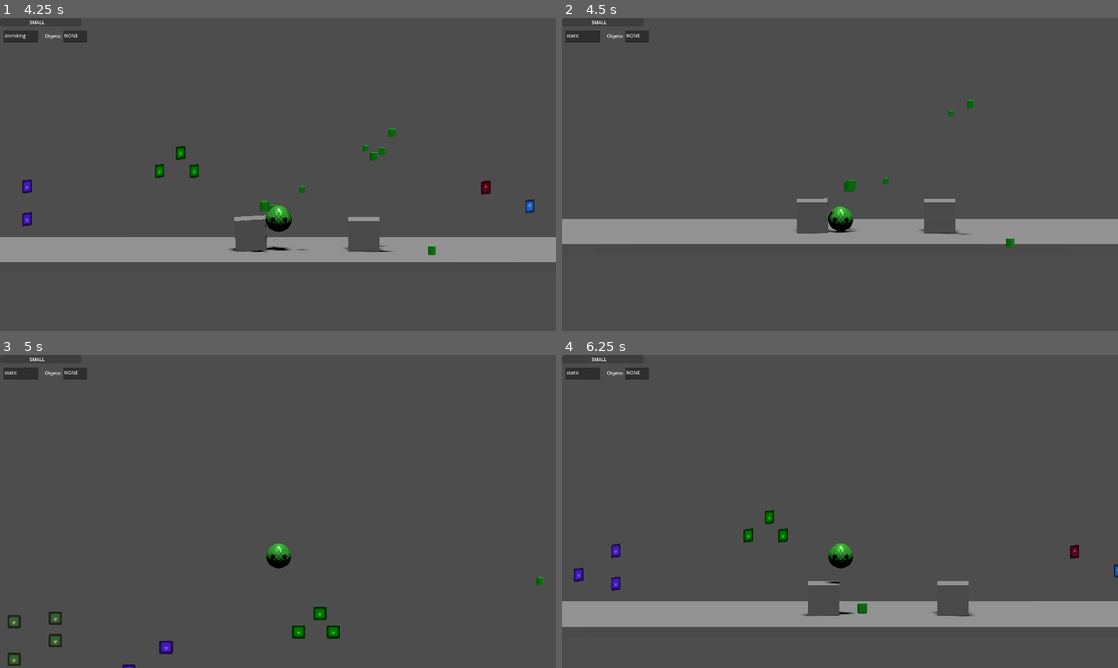
Above: before the commit, frames 1-4 (two rows, left to right).
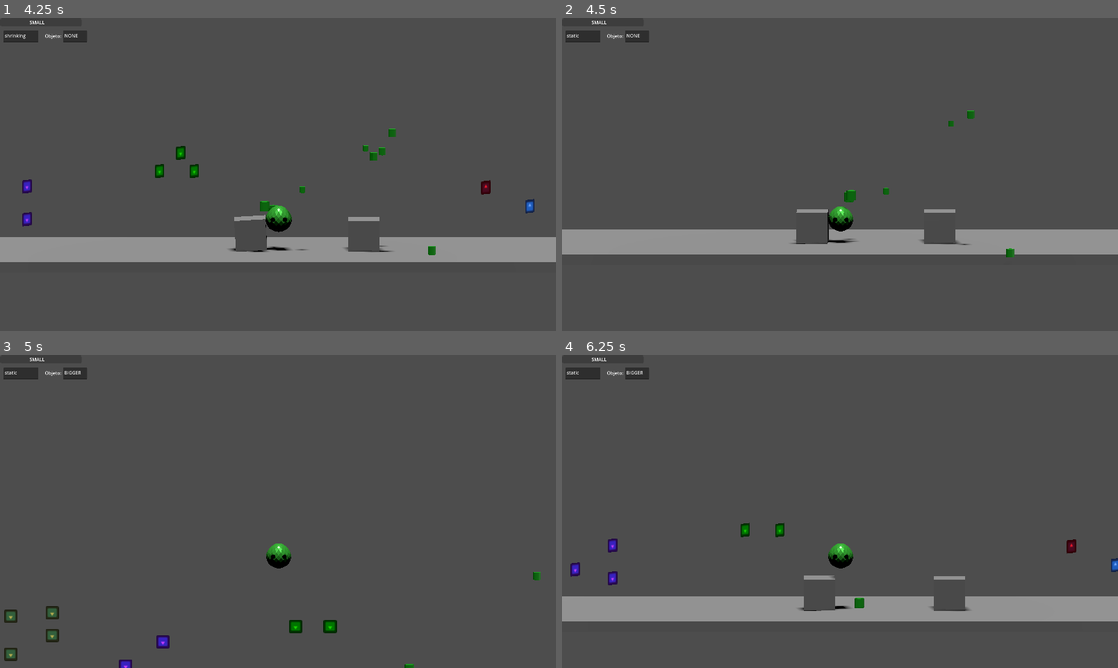
Above: after the commit, the same moments.

Repository: Isaac-Salas/GameOff2023
Game: Godot game, scene res://Levels/LevelTest.tscn
The game is run twice, just before and just after one commit, with the same random seed, the same clock (stepped at 60 frames per second) and the same inputs. The engine's default icon, where the game draws it, is replaced by a stand-in: a white triangle on a blue panel in a dark square.
Inputs:
- Up to frame 1 (4.25 s): tap Enter (ui_accept) at 0.5 s; hold D (Walk_Right) 0.53-1.28 s; tap Space (Jump) at 0.6, 0.77, 1.07, 1.52, 1.55, 1.82, 2.3, 3.02, 3.05, 3.32, 3.77, 3.8, 4.07 s; hold Down (ui_down) 1.28-2.03 s; tap W (Grow) at 1.35 s; hold D (Walk_Right) 2.03-2.78 s; tap E (Interact) at 2.1 s; hold Up (ui_up) 2.78-3.53 s; tap Z (Item) at 2.85 s; hold A (Walk_Left) from 3.53 s (still down); hold S (Shrink) from 3.53 s (still down)
- Up to frame 2 (4.5 s): keep holding A (Walk_Left); release S (Shrink) at 4.28 s; tap Q (Throw) at 4.35 s
- Up to frame 3 (5 s): keep holding A (Walk_Left); tap Space (Jump) at 4.52, 4.55, 4.82 s
- Up to frame 4 (6.25 s): release A (Walk_Left) at 5.03 s; hold Down (ui_down) 5.03-5.78 s; hold V 5.03-5.78 s; tap Space (Jump) at 5.3, 5.85, 6.02 s; hold D (Walk_Right) from 5.78 s (still down)

Frame 1 is identical in both runs. In frame 2, 7.3% of the frame differs, in the area x 0-100%, y 26-77%; in frame 3, 1.3%; in frame 4, 4.7%.

Commit message:
level design teaks
merging changes from my desktop related to level design

Diff:
--- a/Levels/Level_0_tutorial.tscn
+++ b/Levels/Level_0_tutorial.tscn
@@ -18,6 +18,8 @@
 func _ready():
 	GlobalVar.MinCap = 1
 	GlobalVar.MaxCap = 1
+	GlobalVar.sizefactor = 1
+	GlobalVar.sizestandard = 1
 	$Player.gravity = 8
 	pass # Replace with function body.
 
@@ -48,7 +50,7 @@
 freeze_mode = 1
 
 [node name="Player" parent="." instance=ExtResource("2_j3s68")]
-transform = Transform3D(1, 0, 0, 0, 1, 0, 0, 0, 1, -68.7286, 17.2697, 0)
+transform = Transform3D(1, 0, 0, 0, 1, 0, 0, 0, 1, -68.7286, 16.6969, 0)
 
 [node name="Camera3D3" type="Camera3D" parent="Player"]
 transform = Transform3D(1, 0, 0, 0, 0.999982, 0.00607368, 0, -0.00607368, 0.999982, 0, 4.16689, 15.2937)
--- /dev/null
+++ b/Levels/Parkour testing.tscn
@@ -0,0 +1,68 @@
+[gd_scene load_steps=9 format=3 uid="uid://cqequc68kck03"]
+
+[ext_resource type="PackedScene" uid="uid://dmiqo1mi1uic0" path="res://NPCs/SimpleCube.tscn" id="1_kitbp"]
+[ext_resource type="PackedScene" uid="uid://dfesb1kbd4d35" path="res://Player/PlayerTest.tscn" id="2_uynqd"]
+[ext_resource type="Script" path="res://ScriptsAux/CameraTest.gd" id="3_x6fmb"]
+[ext_resource type="PackedScene" uid="uid://b8uiphfwfgnq2" path="res://UI/ui.tscn" id="4_6arpd"]
+[ext_resource type="PackedScene" uid="uid://ccd0mnyoukcva" path="res://GridMaps/Floor.tscn" id="5_5b3l6"]
+[ext_resource type="PackedScene" uid="uid://vmorumv4db5f" path="res://Pickups/Bigone.tscn" id="6_lkq63"]
+[ext_resource type="PackedScene" uid="uid://lwadxgbqcjhn" path="res://Pickups/Smallone.tscn" id="7_njq5f"]
+[ext_resource type="PackedScene" uid="uid://cx46mlukul3fs" path="res://Pickups/PickObject.tscn" id="8_fyf8q"]
+
+[node name="Node3D" type="Node3D"]
+
+[node name="DirectionalLight3D" type="DirectionalLight3D" parent="."]
+transform = Transform3D(-0.988756, 0.145525, 0.0344005, 0, -0.23005, 0.973179, 0.149535, 0.962237, 0.227463, 0, 7.68146, 5.66573)
+shadow_enabled = true
+
+[node name="Blocks" type="Node3D" parent="."]
+
+[node name="Block" parent="Blocks" instance=ExtResource("1_kitbp")]
+transform = Transform3D(1, 0, 0, 0, 1, 0, 0, 0, 1, -31.3601, 4.33463, 0)
+inertia = Vector3(3.75, 0, 0)
+freeze_mode = 1
+
+[node name="Block2" parent="Blocks" instance=ExtResource("1_kitbp")]
+transform = Transform3D(1, 0, 0, 0, 1, 0, 0, 0, 1, -41.9063, 12.5496, 0)
+inertia = Vector3(3.75, 0, 0)
+freeze_mode = 1
+
+[node name="Player" parent="." instance=ExtResource("2_uynqd")]
+transform = Transform3D(1, 0, 0, 0, 1, 0, 0, 0, 1, -39.98, 6.127, 0)
+
+[node name="Camera3D2" type="Camera3D" parent="Player"]
+transform = Transform3D(1, 0, 0, 0, 0.992546, 0.121869, 0, -0.121869, 0.992546, 0, 5, 15)
+projection = 1
+current = true
+fov = 157.0
+size = 30.0
+near = 0.001
+script = ExtResource("3_x6fmb")
+
+[node name="CanvasLayer" parent="." instance=ExtResource("4_6arpd")]
+
+[node name="Node3D" parent="." instance=ExtResource("5_5b3l6")]
+transform = Transform3D(200, 0, 0, 0, 1, 0, 0, 0, 20, 0, 0, 0)
+
+[node name="Node3D2" parent="." instance=ExtResource("6_lkq63")]
+transform = Transform3D(1, 0, 0, 0, 1, 0, 0, 0, 1, -19.6453, 6.52816, 0)
+
+[node name="Node3D3" parent="." instance=ExtResource("7_njq5f")]
+transform = Transform3D(1, 0, 0, 0, 1, 0, 0, 0, 1, -15.4185, 4.71827, 0)
+
+[node name="Pickable" parent="." instance=ExtResource("8_fyf8q")]
+transform = Transform3D(1, 0, 0, 0, 1, 0, 0, 0, 1, -11.1165, 2.44469, 0)
+
+[node name="Terrain" type="Node3D" parent="."]
+
+[node name="Terrain" parent="Terrain" instance=ExtResource("5_5b3l6")]
+transform = Transform3D(20, 0, 0, 0, 5, 0, 0, 0, 20, -90, 3, 0)
+
+[node name="Terrain2" parent="Terrain" instance=ExtResource("5_5b3l6")]
+transform = Transform3D(10, 0, 0, 0, 5, 0, 0, 0, 20, -100, 8, 0)
+
+[node name="Terrain3" parent="Terrain" instance=ExtResource("5_5b3l6")]
+transform = Transform3D(20, 0, 0, 0, 5, 0, 0, 0, 20, 0, 3, 0)
+
+[node name="Terrain4" parent="Terrain" instance=ExtResource("5_5b3l6")]
+transform = Transform3D(10, 0, 0, 0, 5, 0, 0, 0, 20, 0, 8, 0)
--- a/Player/PlayerTest.gd
+++ b/Player/PlayerTest.gd
@@ -7,7 +7,9 @@
 
 var pickup
 var lastSide = "right"
-
+@onready var corner_direction = $Check_Corner
+@onready var wall_cast = $Check_Corner/RayCast3D_wall
+@onready var floor_cast = $Check_Corner/RayCast3D_floor
 var stateC = snapped(GlobalVar.MaxCap/6, 0.01)
 # Get the gravity from the project settings to be synced with RigidBody nodes.
 var gravity = ProjectSettings.get_setting("physics/3d/default_gravity")
@@ -31,11 +33,6 @@
 	sizecheck()
 	#print("Jumpvel:",GlobalVar.JUMP_VELOCITY, "Vel:",GlobalVar.SPEED)
 	position.z = 0
-	#Updating the label
-	#print(GlobalVar.sizefactor)
-
-
-
 
 	#Peruvian Scaling
 	if Input.is_action_pressed('Item'):
@@ -54,7 +51,6 @@
 		GlobalVar.state = "static"
 		$GPUParticles3D.emitting = false
 
-
 	if Input.is_action_pressed('Shrink'):
 		#print(GlobalVar.CURRENT, GlobalVar.sizefactor)
 		shrink()
@@ -63,12 +59,22 @@
 		#print(GlobalVar.CURRENT, GlobalVar.sizefactor)
 		grow()
 
-	# Add the gravity.
+	#Add the gravity
 	if not is_on_floor():
-		velocity.y -= (gravity*4) * delta
+		if velocity.y <= 0:
+			floor_cast.enabled = true
+			wall_cast.enabled = true
+		if near_ledge() and touching_wall():
+			velocity.y = 0
+			velocity.x = 0
+		elif velocity.y < 100:
+			velocity.y -= (gravity*4) * delta
+	else:
+		floor_cast.enabled = false
+		wall_cast.enabled = false
 
 	# Handle Jump.
-	if Input.is_action_just_pressed("Jump") and is_on_floor():
+	if Input.is_action_just_pressed("Jump") and (is_on_floor() or (near_ledge() and touching_wall())):
 		var jumpanim = get_node("MeshInstance3D/Prot-Slime").find_child("AnimationPlayer")
 		jumpanim.play("Armature|Jump Animation")
 		velocity.y = GlobalVar.JUMP_VELOCITY
@@ -81,20 +87,19 @@
 	else:
 		GlobalVar.SPEED = 10
 		GlobalVar.JUMP_VELOCITY = 20
-
-
-
 	# Get the input direction and handle the movement/deceleration.
 	# As good practice, you should replace UI actions with ass gameplay actions.
 	var input_dir = Input.get_vector("Walk_Left", "Walk_Right", "ui_up", "ui_down")
 	var direction = (transform.basis * Vector3(input_dir.x, input_dir.y,0)).normalized()
 
-
 	if direction:
 		if direction.x > 0:
+			corner_direction.scale.x = 1
 			lastSide = "right"
 		else:
+			corner_direction.scale.x = -1
 			lastSide = "left"
+
 	#-------------------------------------------------------------------------------------------------------
 	#Perfect example of peruvian solutions c:
 	if direction:
@@ -108,6 +113,11 @@
 
 	move_and_slide()
 
+func near_ledge():
+	return floor_cast.is_colliding()
+
+func touching_wall():
+	return wall_cast.is_colliding()
 
 func sizecheck():
 	if GlobalVar.sizefactor < (stateC*3):
--- a/Player/PlayerTest.tscn
+++ b/Player/PlayerTest.tscn
@@ -126,6 +126,7 @@
 layers = 3
 sorting_use_aabb_center = false
 material_overlay = SubResource("StandardMaterial3D_a0527")
+emitting = false
 amount = 40
 sub_emitter = NodePath(".")
 lifetime = 3.0
@@ -140,5 +141,17 @@
 layers = 3
 radius = 0.997958
 
+[node name="Check_Corner" type="Node3D" parent="."]
+transform = Transform3D(-1, 0, 0, 0, 1, 0, 0, 0, 1, 0, 0, 0)
+
+[node name="RayCast3D_floor" type="RayCast3D" parent="Check_Corner"]
+transform = Transform3D(1, 0, 0, 0, 1, 0, 0, 0, 1, 1.06969, 1.10539, 0.000232697)
+enabled = false
+
+[node name="RayCast3D_wall" type="RayCast3D" parent="Check_Corner"]
+transform = Transform3D(1, 0, 0, 0, 1, 0, 0, 0, 1, 0.894642, 0.680496, 0)
+enabled = false
+target_position = Vector3(1, 0, 0)
+
 [connection signal="body_entered" from="ObjectDetect" to="." method="_on_object_detect_body_entered"]
 [connection signal="body_exited" from="ObjectDetect" to="." method="_on_object_detect_body_exited"]
--- a/level_design_objects/Button.gd
+++ b/level_design_objects/Button.gd
@@ -7,7 +7,7 @@
 	anim.play("Pressed Up")
 
 func _on_button_hitbox_body_entered(body):
-	if body.name != "ButCol":
+	if body.name != "ButtonHitbox" and body.name != 'BaseHitbox':
 		n_inside += 1
 		if  not state:
 			state = true
@@ -15,7 +15,7 @@
 			anim.play("Pressed Down")
 
 func _on_button_hitbox_body_exited(body):
-	if body.name != "ButCol":
+	if body.name != "ButtonHitbox" and body.name != 'BaseHitbox':
 		n_inside -= 1
 		if state and n_inside == 0:
 			state = false
--- a/level_design_objects/Button.tscn
+++ b/level_design_objects/Button.tscn
@@ -17,9 +17,6 @@
 material = SubResource("StandardMaterial3D_7udn0")
 height = 0.2
 radial_segments = 8
-
-[sub_resource type="CylinderShape3D" id="CylinderShape3D_js7wv"]
-height = 0.2
 
 [sub_resource type="Animation" id="Animation_86w71"]
 resource_name = "Pressed Down"
@@ -109,7 +106,7 @@
 }
 
 [sub_resource type="BoxShape3D" id="BoxShape3D_wdtmy"]
-size = Vector3(1, 0.1, 1)
+size = Vector3(1, 0.065, 1)
 
 [sub_resource type="CylinderShape3D" id="CylinderShape3D_cq7wl"]
 height = 0.2
@@ -124,11 +121,6 @@
 transform = Transform3D(1, 0, 0, 0, 1, 0, 0, 0, 1, 0, 0.136475, 0)
 mesh = SubResource("CylinderMesh_j5eeq")
 
-[node name="ButCol" type="StaticBody3D" parent="Button"]
-
-[node name="CollisionShape3D" type="CollisionShape3D" parent="Button/ButCol"]
-shape = SubResource("CylinderShape3D_js7wv")
-
 [node name="AnimationPlayer" type="AnimationPlayer" parent="."]
 reset_on_save = false
 libraries = {
@@ -136,12 +128,14 @@
 }
 
 [node name="BaseHitbox" type="CollisionShape3D" parent="."]
+transform = Transform3D(1, 0, 0, 0, 1, 0, 0, 0, 1, 0, -0.0172777, 0)
 shape = SubResource("BoxShape3D_wdtmy")
 
 [node name="ButtonHitbox" type="Area3D" parent="."]
-transform = Transform3D(1, 0, 0, 0, 1, 0, 0, 0, 1, 0, 0.16133, 0)
+transform = Transform3D(1, 0, 0, 0, 1, 0, 0, 0, 1, 0, 0.114475, 0)
 
 [node name="CollisionShape3D" type="CollisionShape3D" parent="ButtonHitbox"]
+transform = Transform3D(1, 0, 0, 0, 1, 0, 0, 0, 1, 0, 0.02021, 0)
 shape = SubResource("CylinderShape3D_cq7wl")
 
 [connection signal="body_entered" from="ButtonHitbox" to="." method="_on_button_hitbox_body_entered"]
Not shown: 1 places in level_design_objects/Button.tscn that only renumber resources
